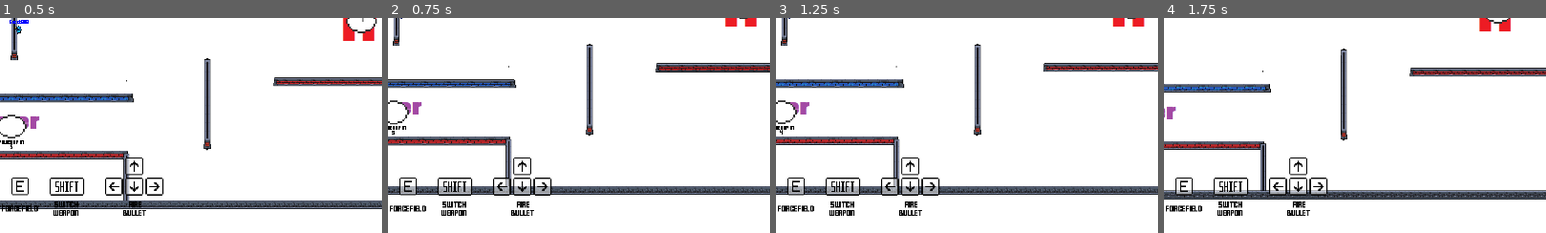
Above: before the commit, frames 1-4 (left to right).
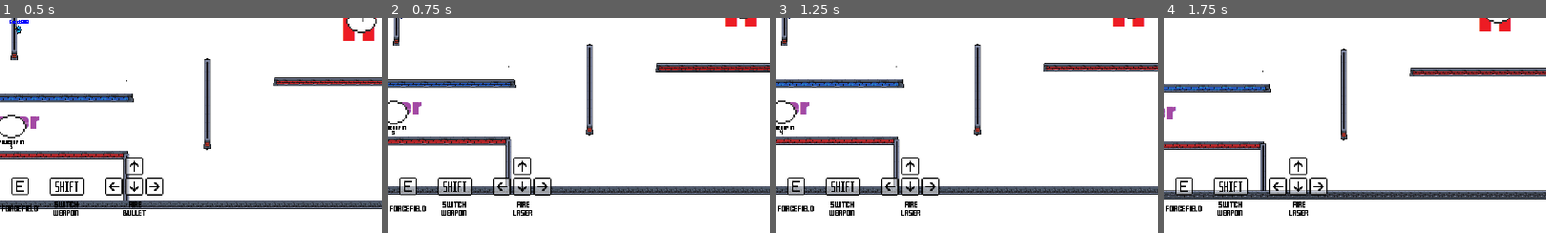
Above: after the commit, the same moments.

Repository: MarshallJDem/SuperCTF
Game: Godot game, scene res://GameContent/Main.tscn
The game is run twice, just before and just after one commit, with the same random seed, the same clock (stepped at 60 frames per second) and the same inputs. This scene is started directly instead of the project's main scene. Sound files missing from this copy of the repository are replaced by a short silence.
Inputs (mouse positions are % of the whole screen's width and height, from its top left):
- Up to frame 1 (0.5 s): no input
- Up to frame 2 (0.75 s): click (15, 67) at 0.52 s; type "12" at 0.6 s
- Up to frame 3 (1.25 s): no input
- Up to frame 4 (1.75 s): tap Enter at 1.25 s; move the mouse to (72, 45) at 1.27 s; press the mouse at (72, 45) at 1.28 s; hold Right from 1.28 s (still down); tap Space at 1.52 s; right-click (72, 45) at 1.55 s
The pictures show only the part of the screen within x 50-100%, y 50-100%; the shares and areas given below are measured in that part.

Frame 1 is identical in both runs. In frame 2, 0.1% of the frame differs, in the area x 32-39%, y 89-92%; in frame 3, 0.1%; in frame 4, 0.1%.

Commit message:
Added some barebones kits to the game

Diff:
--- a/GameContent/Main.tscn
+++ b/GameContent/Main.tscn
@@ -4,26 +4,26 @@
 [ext_resource path="res://GameContent/Player.tscn" type="PackedScene" id=2]
 [ext_resource path="res://GameContent/NetworkController.tscn" type="PackedScene" id=3]
 [ext_resource path="res://GameContent/UI_Layer.gd" type="Script" id=4]
-[ext_resource path="res://fonts/Pixel_Chat.tres" type="DynamicFont" id=5]
+[ext_resource path="res://fonts/Pixel_Game_UI.tres" type="DynamicFont" id=5]
 [ext_resource path="res://GameContent/LineEdit.gd" type="Script" id=6]
 [ext_resource path="res://fonts/Pixel_SubTitle.tres" type="DynamicFont" id=7]
 [ext_resource path="res://fonts/Pixel_Title.tres" type="DynamicFont" id=8]
 [ext_resource path="res://Hover_Button_Style.tres" type="StyleBox" id=9]
 [ext_resource path="res://Pressed_Button_Style.tres" type="StyleBox" id=10]
 [ext_resource path="res://Normal_Button_Style.tres" type="StyleBox" id=11]
-[ext_resource path="res://fonts/Pixel_Game_UI.tres" type="DynamicFont" id=12]
+[ext_resource path="res://fonts/Pixel_Chat.tres" type="DynamicFont" id=12]
 [ext_resource path="res://Assets/GUI/W-Key-GUI.png" type="Texture" id=13]
-[ext_resource path="res://Assets/GUI/Q-Key-GUI.png" type="Texture" id=14]
-[ext_resource path="res://GameContent/Maps/TehoMap1.tscn" type="PackedScene" id=15]
-[ext_resource path="res://Assets/Sound/score.wav" type="AudioStream" id=20]
-[ext_resource path="res://Assets/Sound/Countdown.wav" type="AudioStream" id=21]
-[ext_resource path="res://Assets/GUI/D-Key-GUI.png" type="Texture" id=27]
-[ext_resource path="res://Assets/GUI/S-Key-GUI.png" type="Texture" id=28]
-[ext_resource path="res://Assets/GUI/A-Key-GUI.png" type="Texture" id=29]
-[ext_resource path="res://Assets/GUI/Arrow-Key-GUI.png" type="Texture" id=30]
-[ext_resource path="res://Assets/GUI/Shift-Key-GUI.png" type="Texture" id=31]
-[ext_resource path="res://Assets/GUI/Space-Key-GUI.png" type="Texture" id=32]
-[ext_resource path="res://Assets/GUI/E-Key-GUI.png" type="Texture" id=33]
+[ext_resource path="res://Assets/GUI/A-Key-GUI.png" type="Texture" id=14]
+[ext_resource path="res://Assets/GUI/S-Key-GUI.png" type="Texture" id=15]
+[ext_resource path="res://Assets/GUI/D-Key-GUI.png" type="Texture" id=16]
+[ext_resource path="res://Assets/GUI/E-Key-GUI.png" type="Texture" id=17]
+[ext_resource path="res://Assets/GUI/Q-Key-GUI.png" type="Texture" id=18]
+[ext_resource path="res://Assets/GUI/Arrow-Key-GUI.png" type="Texture" id=19]
+[ext_resource path="res://Assets/GUI/Shift-Key-GUI.png" type="Texture" id=20]
+[ext_resource path="res://Assets/GUI/Space-Key-GUI.png" type="Texture" id=21]
+[ext_resource path="res://Assets/Sound/score.wav" type="AudioStream" id=22]
+[ext_resource path="res://Assets/Sound/Countdown.wav" type="AudioStream" id=23]
+[ext_resource path="res://GameContent/Maps/TehoMap1.tscn" type="PackedScene" id=24]
 
 [sub_resource type="StyleBoxFlat" id=1]
 bg_color = Color( 0, 0, 0, 0.145098 )
@@ -135,10 +135,9 @@
 }
 
 [node name="Big_Label_Red" type="Label" parent="UI_Layer"]
-anchor_left = -0.000801928
 anchor_top = 0.000501296
 anchor_right = 0.999198
-anchor_bottom = 1.0005
+anchor_bottom = 1.0
 margin_left = -33.055
 margin_right = 28.9451
 grow_horizontal = 2
@@ -351,14 +350,12 @@
 }
 
 [node name="ToggleWeapon_GUI_Text2" type="Label" parent="UI_Layer/Ability_GUIs"]
-anchor_left = -3.8147e-07
-anchor_right = -3.8147e-07
 margin_left = 66.255
 margin_top = 11.0
 margin_right = 200.255
 margin_bottom = 44.0
 rect_pivot_offset = Vector2( -533.113, 40.108 )
-custom_fonts/font = ExtResource( 12 )
+custom_fonts/font = ExtResource( 5 )
 custom_colors/font_color = Color( 0, 0, 0, 1 )
 text = "SWITCH
 WEAPON"
--- a/GameContent/Player.gd
+++ b/GameContent/Player.gd
@@ -46,6 +46,12 @@
 # Whether the grenade weapon is currently enabled
 var grenade_enabled = false;
 
+# Kits / Classes
+var grenade_equipped = false;
+var laser_equipped = false;
+var bullet_equipped = false;
+enum Kits {Bullet, Laser, Grenade};
+
 
 var bullet_atlas_blue = preload("res://Assets/Weapons/bullet_b.png");
 var bullet_atlas_red = preload("res://Assets/Weapons/bullet_r.png");
@@ -70,6 +76,7 @@
 
 func _ready():
 	camera_ref = $Center_Pivot/Camera;
+	set_kit(Kits.Bullet);
 
 	last_position = position;
 
@@ -102,6 +109,12 @@
 		return;
 	if control:
 		if event is InputEventKey and event.pressed:
+			if event.scancode == KEY_1:
+				set_kit(Kits.Bullet);
+			if event.scancode == KEY_2:
+				set_kit(Kits.Laser);
+			if event.scancode == KEY_3:
+				set_kit(Kits.Grenade);
 			if event.scancode == KEY_T:
 				get_tree().get_root().get_node("MainScene/NetworkController").rpc("test_ping");
 			if event.scancode == KEY_CONTROL:
@@ -129,14 +142,14 @@
 					toggle_grenade();
 		elif event is InputEventMouseButton:
 			if !event.is_pressed():
-				if grenade_enabled:
+				if grenade_equipped and grenade_enabled:
 					# Fire grenade on right mouse up
 					if Globals.testing:
 						shoot_grenade(self.global_position, self.global_position + last_grenade_position, OS.get_system_time_msecs());
 					else:
 						rpc("shoot_grenade",self.global_position, self.global_position + last_grenade_position, OS.get_system_time_msecs() - Globals.match_start_time);
 		elif event is InputEventMouseMotion:
-			if IS_CONTROLLED_BY_MOUSE and grenade_enabled:
+			if IS_CONTROLLED_BY_MOUSE and grenade_equipped and grenade_enabled:
 				aim_grenade(get_local_mouse_position().normalized());
 func _process(delta):
 	var new_speed = get_tree().get_root().get_node("MainScene/NetworkController").get_game_var("playerSpeed");
@@ -207,6 +220,20 @@
 	$Label_Name.bbcode_text = "[center][color=" + color + "]" + player_name;
 	last_position = position;
 
+func set_kit(kit):
+	bullet_equipped = false;
+	laser_equipped = false;
+	grenade_equipped = false;
+	if kit == Kits.Bullet:
+		bullet_equipped = true;
+		current_weapon = 0;
+	elif kit == Kits.Laser:
+		laser_equipped = true;
+		current_weapon = 1;
+	elif kit == Kits.Grenade:
+		grenade_equipped = true;
+
+
 remote func send_start_laser(direction, player_pos, frame):
 	if get_tree().is_network_server():# Only run if it's the server
 		var clients = get_tree().get_network_connected_peers();
@@ -242,7 +269,8 @@
 
 var current_weapon = 0;
 func switch_weapons():
-	current_weapon = 1 if current_weapon == 0 else 0;
+	return;
+	#current_weapon = 1 if current_weapon == 0 else 0;
 
 # Called when the player attempts to place a forcefield
 # This function will either place it in the appropriate spot or deny it (bad location or something)
@@ -411,11 +439,11 @@
 			drop_current_flag($Flag_Holder.get_global_position());
 			if !Globals.testing:
 				rpc_id(1, "send_drop_flag", $Flag_Holder.get_global_position());
-		elif grenade_enabled and $Grenade_Cooldown_Timer.time_left == 0:
+		elif grenade_equipped and grenade_enabled and $Grenade_Cooldown_Timer.time_left == 0:
 			aim_grenade(input);
-		elif current_weapon == 0 and $Shoot_Cooldown_Timer.time_left == 0:
+		elif current_weapon == 0 and bullet_equipped and $Shoot_Cooldown_Timer.time_left == 0:
 			shoot_bullet(input);
-		elif current_weapon == 1 and $Laser_Cooldown_Timer.time_left == 0:
+		elif current_weapon == 1 and laser_equipped and $Laser_Cooldown_Timer.time_left == 0:
 			# If we are still in input phase, update direction
 			if $Laser_Input_Timer.time_left != 0:
 				laser_direction = input;
@@ -429,16 +457,20 @@
 			# Only accepts clicks if we're not aiming a laser
 			if $Laser_Timer.time_left == 0:
 				if $Flag_Holder.get_child_count() == 0:
-					if current_weapon == 0:
+					if current_weapon == 0 and bullet_equipped:
 						if $Shoot_Cooldown_Timer.time_left == 0:
 							call_deferred("shoot_bullet", ((get_global_mouse_position() - global_position).normalized()));
-					else:
+					elif current_weapon == 1 and laser_equipped:
 						var direction = (get_global_mouse_position() - global_position).normalized();
 						laser_direction = direction;
 						laser_position = get_node("Bullet_Starts/" + String($Sprite_Top.frame % $Sprite_Top.hframes)).position;
 						# If we are still in input phase, update direction
 						if $Laser_Input_Timer.time_left == 0:
 							start_laser_input();
+					elif grenade_equipped:
+						if $Grenade_Cooldown_Timer.time_left == 0:
+							grenade_enabled = true;
+							aim_grenade(get_local_mouse_position().normalized());
 					sprintEnabled = false;
 				else: # Otherwise drop our flag
 					drop_current_flag($Flag_Holder.get_global_position());
@@ -446,7 +478,7 @@
 		if Input.is_action_pressed("clickR"):
 			# If were not holding a flag
 			if $Flag_Holder.get_child_count() == 0:
-				if $Grenade_Cooldown_Timer.time_left == 0:
+				if grenade_equipped and $Grenade_Cooldown_Timer.time_left == 0:
 					grenade_enabled = true;
 					aim_grenade(get_local_mouse_position().normalized());
 				sprintEnabled = false;
@@ -473,13 +505,13 @@
 			if grenade_input_change_buffer < 3:
 				grenade_input_change_buffer += 1;
 				return;
-		last_grenade_position = direction * x * 500;
+		last_grenade_position = direction * x * 1000;
 	else:
 		print(get_global_mouse_position().distance_to(position));
-		if get_local_mouse_position().length() <= 500:
+		if get_local_mouse_position().length() <= 1000:
 			last_grenade_position = get_local_mouse_position();
 		else:
-			last_grenade_position = direction * 500;
+			last_grenade_position = direction * 1000;
 	last_grenade_direction = direction;
 	grenade_input_change_buffer = 0;
 
--- a/TitleScreen.tscn
+++ b/TitleScreen.tscn
@@ -1,28 +1,28 @@
 [gd_scene load_steps=24 format=2]
 
 [ext_resource path="res://TitleScreen.gd" type="Script" id=1]
-[ext_resource path="res://UI_Layer.gd" type="Script" id=2]
-[ext_resource path="res://fonts/Pixel_Title.tres" type="DynamicFont" id=3]
-[ext_resource path="res://GameContent/Flag.tscn" type="PackedScene" id=4]
-[ext_resource path="res://GameContent/Flag.gd" type="Script" id=5]
-[ext_resource path="res://flag_frames/flagBlue1.png" type="Texture" id=6]
-[ext_resource path="res://flag_frames/flagBlue2.png" type="Texture" id=7]
-[ext_resource path="res://flag_frames/flagBlue3.png" type="Texture" id=8]
-[ext_resource path="res://flag_frames/flagBlue4.png" type="Texture" id=9]
-[ext_resource path="res://fonts/Pixel_Chat.tres" type="DynamicFont" id=10]
-[ext_resource path="res://fonts/Pixel_SubTitle.tres" type="DynamicFont" id=11]
-[ext_resource path="res://fonts/pixel.TTF" type="DynamicFontData" id=12]
-[ext_resource path="res://GameContent/Flag_Area2D.gd" type="Script" id=14]
-[ext_resource path="res://Hover_Button_Style.tres" type="StyleBox" id=15]
-[ext_resource path="res://Pressed_Button_Style.tres" type="StyleBox" id=16]
-[ext_resource path="res://Normal_Button_Style.tres" type="StyleBox" id=17]
-[ext_resource path="res://fonts/Pixel_Button.tres" type="DynamicFont" id=18]
-[ext_resource path="res://fonts/Pixel_Button_Title.tres" type="DynamicFont" id=19]
-[ext_resource path="res://Assets/Sound/CTFTitlescreen.ogg" type="AudioStream" id=20]
+[ext_resource path="res://GameContent/Flag.tscn" type="PackedScene" id=2]
+[ext_resource path="res://GameContent/Flag.gd" type="Script" id=3]
+[ext_resource path="res://flag_frames/flagBlue1.png" type="Texture" id=4]
+[ext_resource path="res://flag_frames/flagBlue2.png" type="Texture" id=5]
+[ext_resource path="res://flag_frames/flagBlue3.png" type="Texture" id=6]
+[ext_resource path="res://flag_frames/flagBlue4.png" type="Texture" id=7]
+[ext_resource path="res://GameContent/Flag_Area2D.gd" type="Script" id=8]
+[ext_resource path="res://UI_Layer.gd" type="Script" id=9]
+[ext_resource path="res://fonts/Pixel_Title.tres" type="DynamicFont" id=10]
+[ext_resource path="res://fonts/Pixel_Chat.tres" type="DynamicFont" id=11]
+[ext_resource path="res://fonts/Pixel_Button.tres" type="DynamicFont" id=12]
+[ext_resource path="res://fonts/Pixel_SubTitle.tres" type="DynamicFont" id=13]
+[ext_resource path="res://Hover_Button_Style.tres" type="StyleBox" id=14]
+[ext_resource path="res://Pressed_Button_Style.tres" type="StyleBox" id=15]
+[ext_resource path="res://Normal_Button_Style.tres" type="StyleBox" id=16]
+[ext_resource path="res://fonts/Pixel_Button_Title.tres" type="DynamicFont" id=17]
+[ext_resource path="res://fonts/pixel.TTF" type="DynamicFontData" id=18]
+[ext_resource path="res://Assets/Sound/CTFTitlescreen.ogg" type="AudioStream" id=19]
 
 [sub_resource type="SpriteFrames" id=1]
 animations = [ {
-"frames": [ ExtResource( 6 ), ExtResource( 7 ), ExtResource( 8 ), ExtResource( 9 ) ],
+"frames": [ ExtResource( 4 ), ExtResource( 5 ), ExtResource( 6 ), ExtResource( 7 ) ],
 "loop": true,
 "name": "default",
 "speed": 7.0
@@ -82,30 +82,30 @@
 "Flag_Bodies",
 ]]
 position = Vector2( 20.7922, -30.4714 )
-script = ExtResource( 14 )
+script = ExtResource( 8 )
 
 [node name="CollisionShape2D" type="CollisionShape2D" parent="Flag2/Area2D"]
 position = Vector2( -20.7247, 2.43704 )
 shape = SubResource( 2 )
 
 [node name="UI_Layer" type="CanvasLayer" parent="."]
-script = ExtResource( 2 )
+script = ExtResource( 9 )
 
 [node name="Title" type="RichTextLabel" parent="UI_Layer"]
 anchor_top = 0.0331589
-anchor_right = 1.667
-anchor_bottom = 1.00016
+anchor_right = 1.0
+anchor_bottom = 1.0
 margin_left = 0.330383
 margin_top = -1.95057
 margin_right = 0.330322
 margin_bottom = -1.95062
 rect_scale = Vector2( 0.6, 0.6 )
 rect_clip_content = false
-custom_fonts/mono_font = ExtResource( 3 )
-custom_fonts/bold_italics_font = ExtResource( 3 )
-custom_fonts/italics_font = ExtResource( 3 )
-custom_fonts/bold_font = ExtResource( 3 )
-custom_fonts/normal_font = ExtResource( 3 )
+custom_fonts/mono_font = ExtResource( 10 )
+custom_fonts/bold_italics_font = ExtResource( 10 )
+custom_fonts/italics_font = ExtResource( 10 )
+custom_fonts/bold_font = ExtResource( 10 )
+custom_fonts/normal_font = ExtResource( 10 )
 custom_colors/default_color = Color( 0, 0, 0, 1 )
 bbcode_enabled = true
 bbcode_text = "[center]SUPERCTF.COM"
@@ -360,9 +360,7 @@
 autostart = true
 
 [node name="Headline_Rect" type="ColorRect" parent="UI_Layer"]
-anchor_top = -0.00072185
-anchor_right = 1.0
-anchor_bottom = -0.00072185
+anchor_right = 1.0
 margin_left = 136.0
 margin_top = 185.0
 margin_right = -136.0
@@ -393,14 +391,13 @@
 margin_right = 1118.45
 margin_bottom = 1035.6
 custom_styles/normal = SubResource( 4 )
-custom_fonts/font = ExtResource( 10 )
+custom_fonts/font = ExtResource( 11 )
 custom_colors/selection_color = Color( 0, 0, 0, 1 )
 custom_colors/cursor_color = Color( 0, 0, 0, 1 )
 custom_colors/clear_button_color_pressed = Color( 0, 0, 0, 1 )
 custom_colors/font_color_selected = Color( 0, 0, 0, 1 )
 custom_colors/font_color = Color( 0, 0, 0, 1 )
 custom_colors/clear_button_color = Color( 0, 0, 0, 1 )
-custom_colors/font_color_uneditable = Color( 0, 0, 0, 1 )
 align = 1
 max_length = 15
 placeholder_text = "Enter Username"
Not shown: 16 places in GameContent/Main.tscn that only renumber resources
Not shown: 16 places in TitleScreen.tscn that only renumber resources
